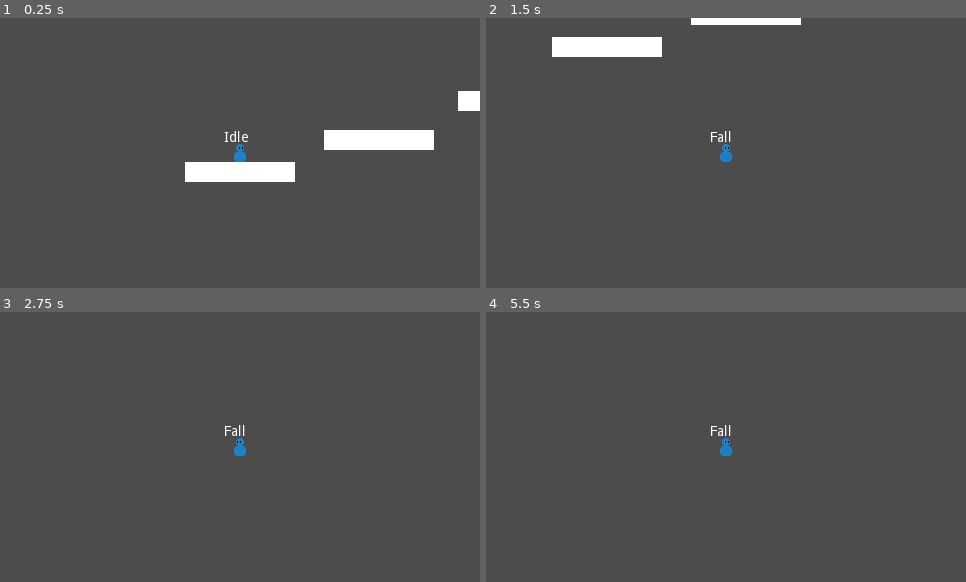
Above: before the commit, frames 1-4 (two rows, left to right).
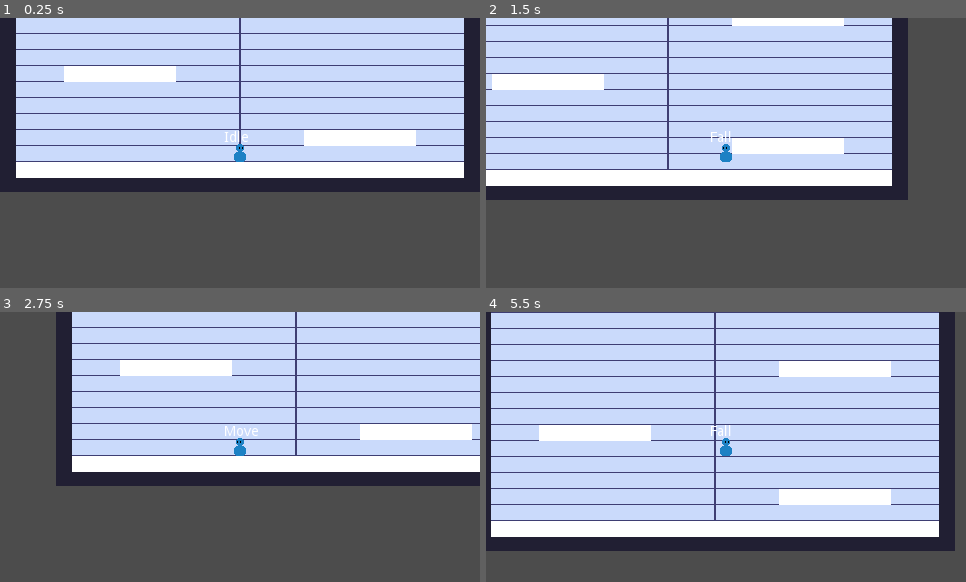
Above: after the commit, the same moments.

Repository: VuurMos/godot-3.5-platformer-character-controller
Game: Godot game, scene res://Game.tscn
The game is run twice, just before and just after one commit, with the same random seed, the same clock (stepped at 60 frames per second) and the same inputs.
Inputs:
- Up to frame 1 (0.25 s): no input
- Up to frame 2 (1.5 s): tap Enter at 0.5 s; hold Space (jump) 0.53-1.28 s; hold Right (right) from 0.53 s (still down); tap Space (jump) at 1.35 s
- Up to frame 3 (2.75 s): tap Space (jump) at 1.52, 1.82, 2 s; release Right (right) at 2.03 s; hold Left (left) from 2.03 s (still down); hold Space (jump) from 2.03 s (still down)
- Up to frame 4 (5.5 s): release Left (left) at 2.78 s; release Space (jump) at 2.78 s; hold Right (right) 2.78-4.28 s; tap Space (jump) at 2.85, 3.02, 3.32, 4.35, 4.52, 4.82 s; hold Space (jump) 3.53-4.28 s; tap Enter at 4.25 s; hold Left (left) 4.28-5.03 s; hold Right (right) from 5.03 s (still down); hold Space (jump) from 5.03 s (still down)

The runs differ from the first frame. In frame 1, 62% of the frame differs, in the area x 0-100%, y 0-65%; in frame 2, 59%; in frame 3, 57%; in frame 4, 86%, in the area x 0-98%, y 0-89%.

Commit message:
Working jump/fall kinematics, values need adjustment

Diff:
--- a/platformer-controller/Game.tscn
+++ b/platformer-controller/Game.tscn
@@ -1,9 +1,14 @@
-[gd_scene load_steps=3 format=2]
+[gd_scene load_steps=4 format=2]
 
 [ext_resource path="res://player/PlatformController.tscn" type="PackedScene" id=1]
 [ext_resource path="res://platform/TestPlatform.tscn" type="PackedScene" id=2]
+[ext_resource path="res://platform/testbg.png" type="Texture" id=3]
 
 [node name="Game" type="Node2D"]
+
+[node name="Sprite" type="Sprite" parent="."]
+position = Vector2( 0, -1 )
+texture = ExtResource( 3 )
 
 [node name="PlatformController" parent="." instance=ExtResource( 1 )]
 
@@ -11,13 +16,14 @@
 current = true
 
 [node name="TestPlatform" parent="." instance=ExtResource( 2 )]
-position = Vector2( 0, 48 )
+position = Vector2( 0, 112 )
+scale = Vector2( 4, 1 )
 
 [node name="TestPlatform2" parent="." instance=ExtResource( 2 )]
-position = Vector2( 139, 16 )
+position = Vector2( 120, 80 )
 
 [node name="TestPlatform3" parent="." instance=ExtResource( 2 )]
-position = Vector2( 273, -23 )
+position = Vector2( -120, 16 )
 
 [node name="TestPlatform4" parent="." instance=ExtResource( 2 )]
-position = Vector2( 419, -83 )
+position = Vector2( 120, -48 )
--- a/platformer-controller/platform/TestPlatform.tscn
+++ b/platformer-controller/platform/TestPlatform.tscn
@@ -1,7 +1,7 @@
 [gd_scene load_steps=2 format=2]
 
 [sub_resource type="RectangleShape2D" id=1]
-extents = Vector2( 55, 10 )
+extents = Vector2( 56, 8 )
 
 [node name="TestPlatform" type="StaticBody2D"]
 
@@ -9,4 +9,6 @@
 shape = SubResource( 1 )
 
 [node name="Polygon2D" type="Polygon2D" parent="."]
-polygon = PoolVector2Array( -55, -10, 55, -10, 55, 10, -55, 10 )
+position = Vector2( -4.50015e-06, -2.38419e-07 )
+scale = Vector2( 1.01818, 0.8 )
+polygon = PoolVector2Array( -55, -10, 55, -10, 55, 10, -0.0357552, 10, -55, 10, -55, -0.0478725 )
--- a/platformer-controller/player/platform-controller.gd
+++ b/platformer-controller/player/platform-controller.gd
@@ -2,31 +2,33 @@
 extends KinematicBody2D
 
 const TILE_SIZE := 16
-var max_speed := 8 * TILE_SIZE
-var current_speed := 0.0
-var acceleration := 20 * TILE_SIZE
-var friction := 20 * TILE_SIZE
-# TODO: Jump Kinematics
-var max_jump_height = 4 * TILE_SIZE
-var min_jump_height = 2 * TILE_SIZE
-var jump_duration = 0.25
 
-#var jump_velocity = 2 * max_jump_height / jump_duration
-var jump_gravity = 2 * max_jump_height / pow(jump_duration, 2)
-var fall_gravity = 2 * min_jump_height / pow(jump_duration, 2)
+var velocity = Vector2.ZERO
+var max_speed := 10 * TILE_SIZE
 
-var jump_velocity = -sqrt(2* jump_gravity * max_jump_height)
+# TODO: Acceleration and deacceleration for movement
+var acceleration_time := 6
+var deacceleration_time := 3
 
-var jump_force := 300
-var weak_gravity := 10
-var strong_gravity := 20
-var max_fall_velocity := 400
-var max_air_jumps := 0
-var current_air_jumps := 0
-var velocity := Vector2.ZERO
-var input_direction := 0.0
+var input_direction = 0.0
+var _facing_right := true
+
 var jump_input := false
-var _facing_right := true
+var allow_double_jump := false
+
+# Jump and fall kinematics
+var jump_height = 6 * TILE_SIZE
+var jump_x_dist = 3 * TILE_SIZE
+var fall_x_dist = 1.75 * TILE_SIZE
+
+var jump_velocity = (2 * jump_height * max_speed) / jump_x_dist
+
+var jump_gravity = (2 * jump_height * pow(max_speed, 2)) / pow(jump_x_dist, 2)
+var fall_gravity = (2 * jump_height * pow(max_speed, 2)) / pow(fall_x_dist, 2)
+
+# TODO: Clamp fall speed - figure out basic jump / fall values first
+#var max_fall_velocity := 400
+
 onready var sprite = $Sprite
 onready var jump_buffer = $JumpTimers/JumpBuffer
 onready var coyote_timer = $JumpTimers/CoyoteTimer
@@ -67,7 +69,7 @@
 
 
 func add_jump_velocity():
-	velocity.y = jump_velocity
+	velocity.y = -jump_velocity
 	jump_buffer.stop()
 	coyote_timer.stop()
 
@@ -79,15 +81,23 @@
 func apply_fall_gravity():
 	velocity.y += fall_gravity * get_physics_process_delta_time()
 
-
 # Apply movement with no acceleration or friction
 func apply_movement():
 	velocity.x = input_direction * max_speed
 	# Clamp fall speed
-	if velocity.y >= max_fall_velocity:
-		velocity.y = max_fall_velocity
+#	if velocity.y >= max_fall_velocity:
+#		velocity.y = max_fall_velocity
 	velocity = move_and_slide(velocity, Vector2.UP)
 
+
+
+
+
+
+
+#var current_speed := 0.0
+#var acceleration := 20 * TILE_SIZE
+#var friction := 20 * TILE_SIZE
 
 #func apply_friction(_amount : float):
 #	if velocity.x > _amount:
--- a/platformer-controller/player/player-fall-state.gd
+++ b/platformer-controller/player/player-fall-state.gd
@@ -12,10 +12,10 @@
 	if !player.jump_buffer.is_stopped() and !player.coyote_timer.is_stopped():
 		state_machine.transition_to("Jump")
 
-	# Air jump check
-	if !player.jump_buffer.is_stopped() and player.current_air_jumps > 0:
-		player.current_air_jumps -= 1
-		state_machine.transition_to("Jump")
+#	# Double jump check
+#	if !player.jump_buffer.is_stopped() and player.allow_double_jump:
+#		player.allow_double_jump = false
+#		state_machine.transition_to("Jump")
 
 	# Player air movement
 	if !is_zero_approx(player.input_direction):
--- a/platformer-controller/player/player-idle-state.gd
+++ b/platformer-controller/player/player-idle-state.gd
@@ -3,7 +3,7 @@
 
 func enter(msg := {}) -> void:
 	player.velocity = Vector2.ZERO
-	player.current_air_jumps = player.max_air_jumps
+	player.allow_double_jump = true
 
 
 func update(delta: float) -> void:
--- a/platformer-controller/player/player-jump-state.gd
+++ b/platformer-controller/player/player-jump-state.gd
@@ -7,20 +7,18 @@
 
 
 func update(delta: float) -> void:
-	# Air jumps check
-	if !player.jump_buffer.is_stopped() and player.current_air_jumps > 0:
-		player.current_air_jumps -= 1
-		state_machine.transition_to("Jump")
+#	# Double jump check
+#	if !player.jump_buffer.is_stopped() and player.allow_double_jump:
+#		player.allow_double_jump = false
+#		state_machine.transition_to("Jump")
 
-	# Jump cancel (variable jump height)
-	# Note: can also check a y velocity for minimum jump before cancelling
+#	# Jump cancel (variable jump height)
+#	# Note: can also check a y velocity for minimum jump before cancelling
 	if !player.jump_input:
-#		player.apply_gravity(player.strong_gravity)
-		player.apply_jump_gravity()
+		player.apply_fall_gravity()
 		print("jump cancelled")
 	else:
-#		player.apply_gravity(player.weak_gravity)
-		player.apply_fall_gravity()
+		player.apply_jump_gravity()
 		print("full jump")
 
 	# Player air movement
--- a/platformer-controller/player/player-move-state.gd
+++ b/platformer-controller/player/player-move-state.gd
@@ -2,7 +2,7 @@
 extends PlayerState
 
 func enter(msg := {}) -> void:
-	player.current_air_jumps = player.max_air_jumps
+	player.allow_double_jump = true
 
 
 func update(delta: float) -> void:
Binary file added: platformer-controller/platform/testbg.png
Not shown, added: platformer-controller/platform/testbg.png.import
